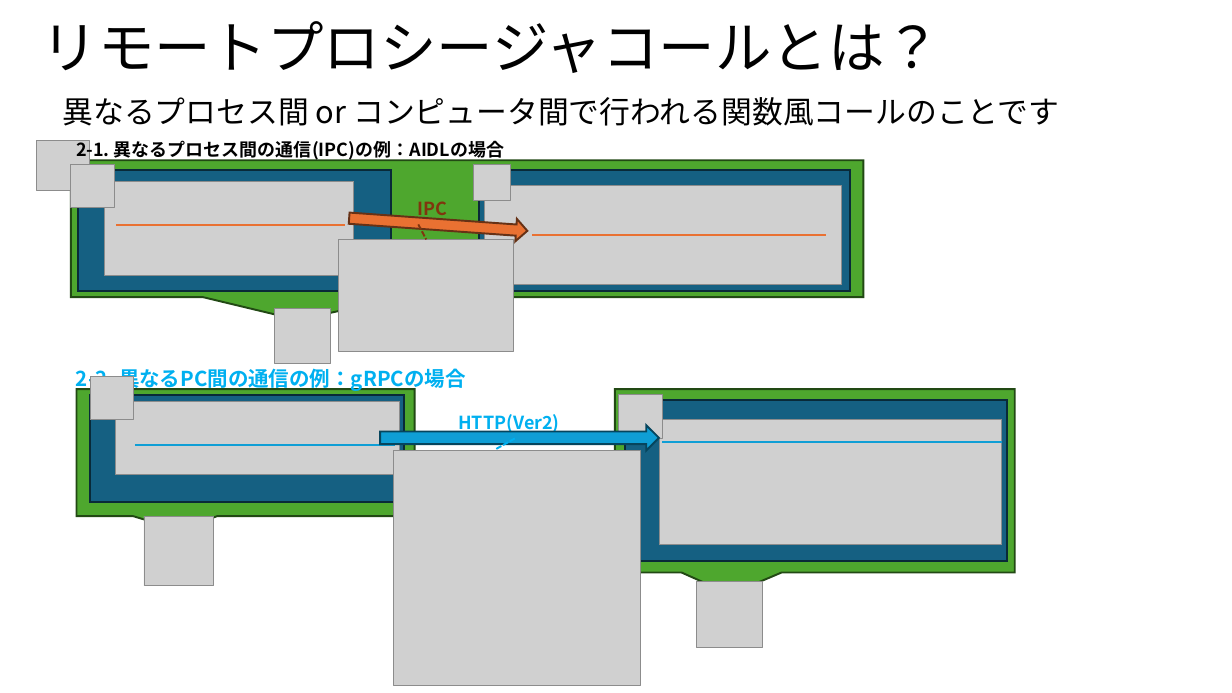
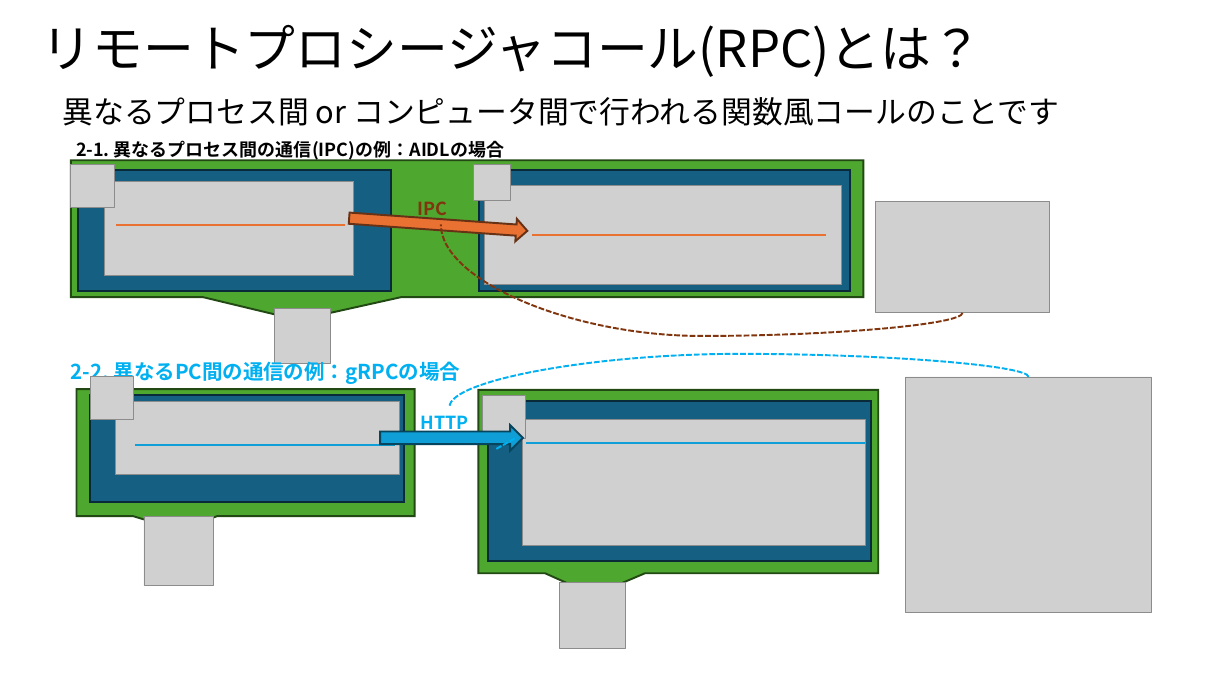
Before and after one commit to koga-miko/misc, a slide deck: slide 4 of raspberry-pi-report/gRPCについて.pptx. Drawn at 1232x693 pixels with LibreOffice and Linux fonts; fonts in the diff are those of the drawing; grey boxes stand for pictures. Boxes give left, top, right and bottom in pixels: in the first picture for what was removed or moved away, otherwise in the second. Text is boxed around its words. In the diff, an @@ line names an element or a change of style, - is before the commit and + after.

```diff
--- a/raspberry-pi-report/gRPCについて.pptx
+++ b/raspberry-pi-report/gRPCについて.pptx
@@ title at <box>42,25,983,77</box>: text changed; size 44 to 39.6 pt @@
-リモートプロシージャコールとは？
+リモートプロシージャコール(RPC)とは？
@@ picture removed at <box>36,140,90,190</box> @@
@@ picture: place and size @@
-picture at <box>339,239,514,351</box>
+picture at <box>875,201,1050,313</box>
@@ line removed from (419, 225) to (426, 239) @@
@@ curved line added from (963, 313) to (441, 225), #80350E 1.5 pt dashed @@
@@ text "2-2. 異なるPC間の通信の例：gRPCの場合": place and size @@
-text "2-2. 異なるPC間の通信の例：gRPCの場合" at <box>76,366,466,392</box>
+text "2-2. 異なるPC間の通信の例：gRPCの場合" at <box>70,359,461,385</box>
@@ curved line added from (1029, 377) to (450, 407), #00B0F0 1.5 pt dashed @@
@@ picture: place and size @@
-picture at <box>394,450,640,686</box>
+picture at <box>906,377,1153,613</box>
@@ text at <box>421,415,469,435</box>: text changed @@
-HTTP(Ver2)
+HTTP
@@ picture added at <box>482,396,526,439</box> @@
@@ text removed at <box>494,414,524,432</box> @@
-IPC
@@ picture removed at <box>618,395,662,438</box> @@
@@ right arrow: place and size @@
-right arrow at <box>380,425,659,451</box>
+right arrow at <box>380,425,523,451</box>
@@ 1 picture, 1 rectangle, 1 speech box, 1 line: place and size @@
-1 picture, 1 rectangle, 1 speech box, 1 line at <box>616,389,1016,573</box>
+1 picture, 1 rectangle, 1 speech box, 1 line at <box>479,390,879,574</box>
@@ picture added at <box>560,582,626,648</box> @@
@@ picture removed at <box>697,581,762,647</box> @@
```
Also in this commit, not shown: 8 other slides changed, 3 other files.
